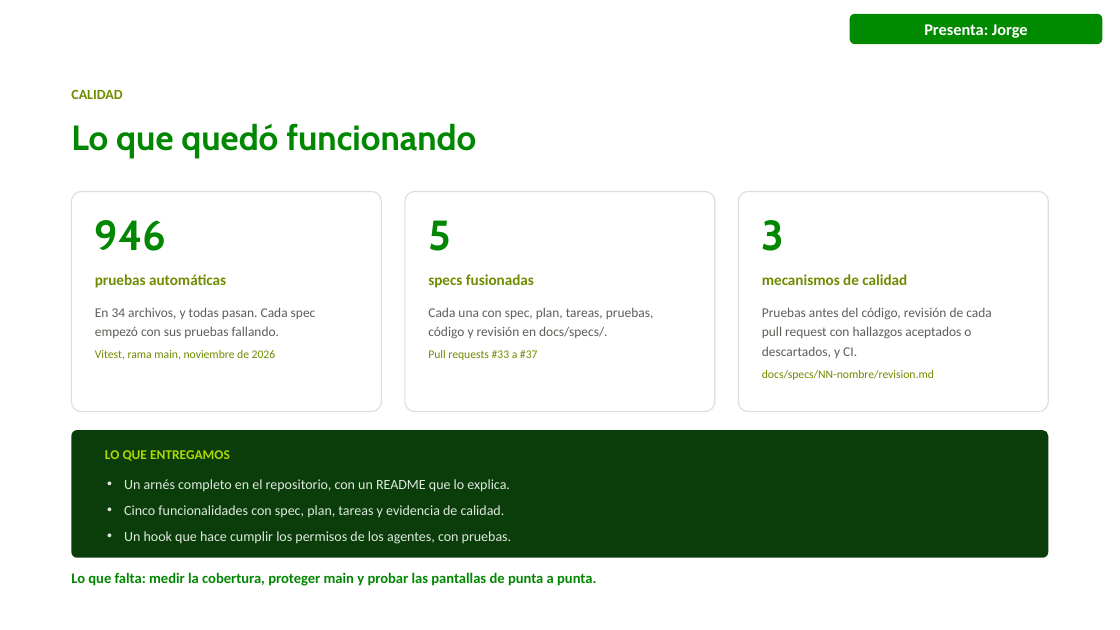
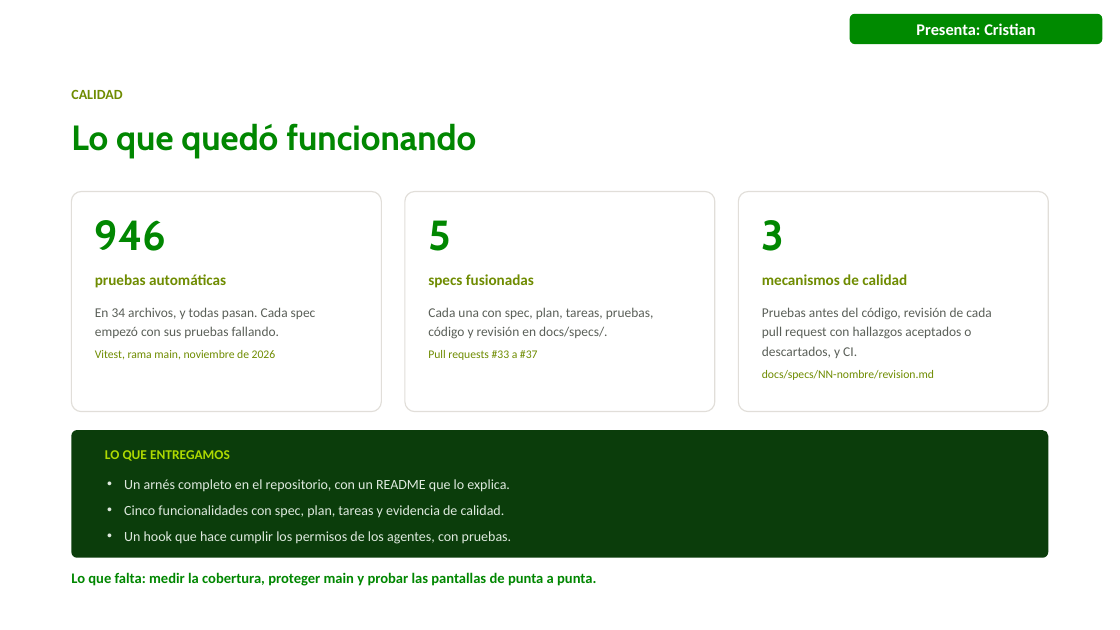
Before and after one commit to juandadevp/cuentasclaras, a slide deck: slide 13 of docs/Exposicion_Cuentas_Claras_con_responsables.pptx (slide 14 before the commit). Drawn at 1120x630 pixels with LibreOffice and Linux fonts; fonts in the diff are those of the drawing; background and template pictures are left out. Boxes give left, top, right and bottom in pixels: in the first picture for what was removed or moved away, otherwise in the second. Text is boxed around its words. In the diff, an @@ line names an element or a change of style, - is before the commit and + after.

```diff
--- a/docs/Exposicion_Cuentas_Claras_con_responsables.pptx
+++ b/docs/Exposicion_Cuentas_Claras_con_responsables.pptx
@@ text in rounded rectangle at (x1=916, y1=23, x2=1035, y2=35): text changed @@
-Presenta: Jorge
+Presenta: Cristian
```
Also in this commit, not shown: 12 other slides changed, 1 slide removed, 1 other file.
